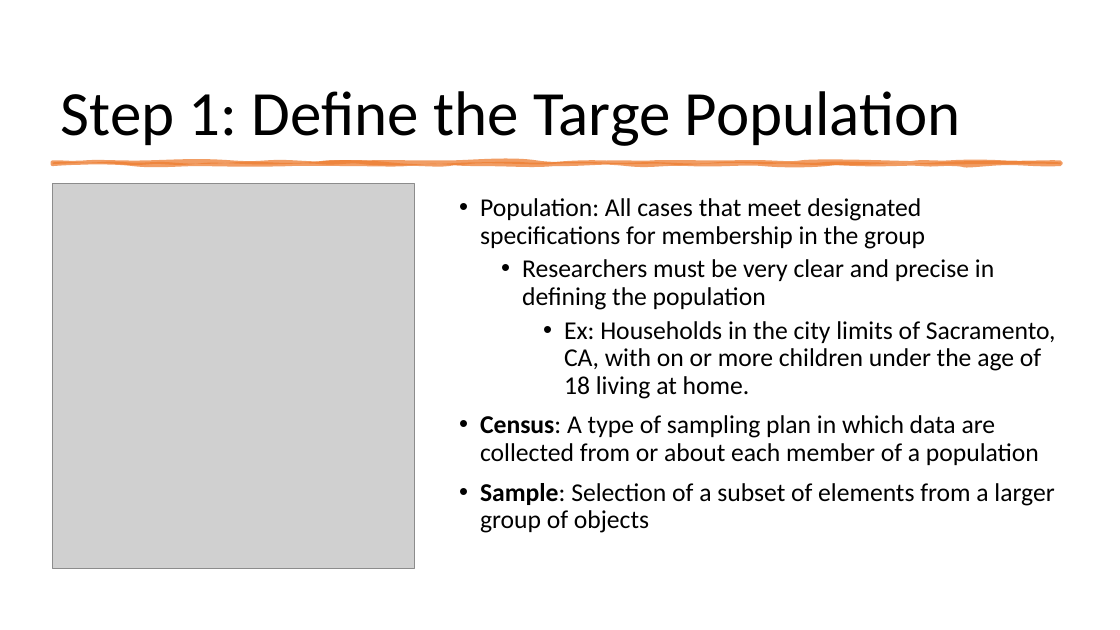
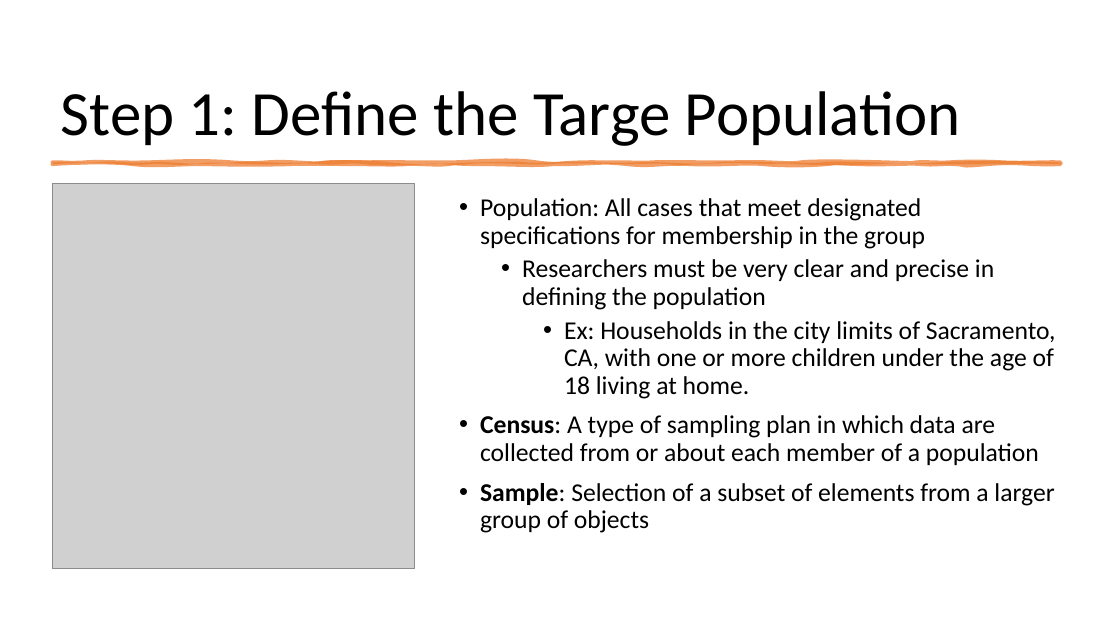
Before and after one commit to mikenguyen13/mar4050_S22, a slide deck: slide 10 of lectures/6/2_Questionnaire Analysis.pptx. Drawn at 1120x630 pixels with LibreOffice and Linux fonts; fonts in the diff are those of the drawing; grey boxes stand for pictures. Boxes give left, top, right and bottom in pixels: in the first picture for what was removed or moved away, otherwise in the second. Text is boxed around its words. In the diff, an @@ line names an element or a change of style, - is before the commit and + after.

```diff
--- a/lectures/6/2_Questionnaire Analysis.pptx
+++ b/lectures/6/2_Questionnaire Analysis.pptx
@@ text at <box>564,321,1056,399</box>: text changed @@
-    • Ex: Households in the city limits of Sacramento, CA, with on or more children under the age of 18 living at home.
+    • Ex: Households in the city limits of Sacramento, CA, with one or more children under the age of 18 living at home.
```
Also in this commit, not shown: 7 other slides changed, 1 other file.
